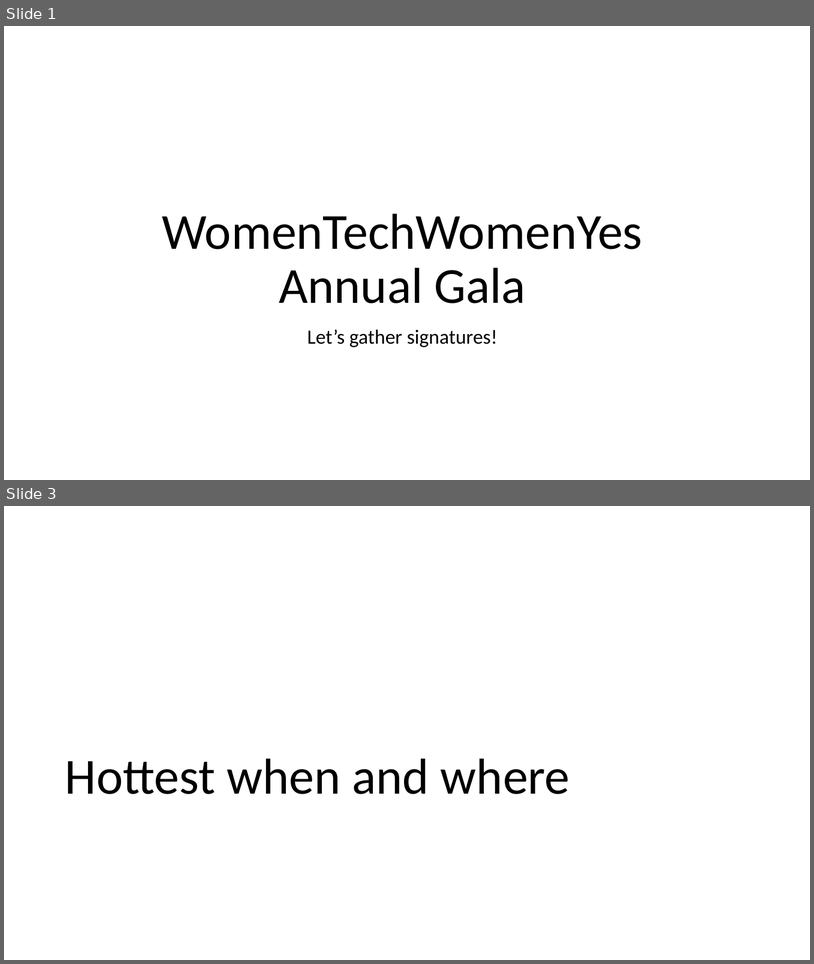
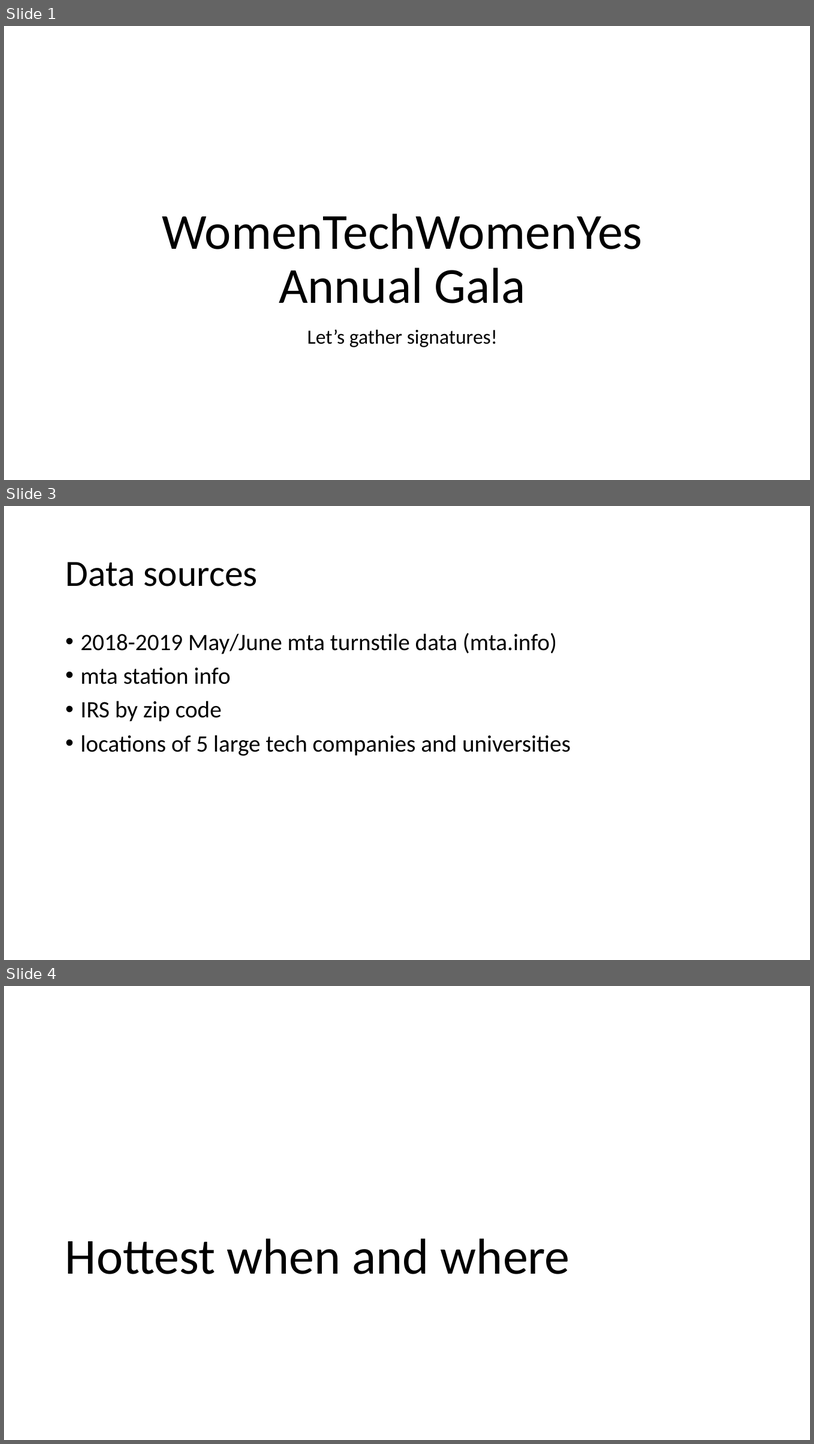
Before and after one commit to abarela13/onl_ds5_project_1, a slide deck: project_1.pptx. Shown one above the other, each under a label of ours: slides 1 and 3 before the commit, slides 1, 3 and 4 after it; the slides between them are not shown. The pictures are 814x964 and 814x1444 pixels, drawn with LibreOffice and Linux fonts; fonts in the diff are those of the drawing. Boxes give left, top, right and bottom in pixels: in the first picture for what was removed or moved away, otherwise in the second. Text is boxed around its words. In the diff, an @@ line names an element or a change of style, - is before the commit and + after.

```diff
--- a/project_1.pptx
+++ b/project_1.pptx
@@ slide 3 added at (4,506,810,960), background #FFFFFF @@
@@ title added at (65,562,258,586), 44 pt, text #000000 @@
+Data sources
@@ text added at (81,633,571,756), 28 pt, text #000000 @@
+• 2018-2019 May/June mta turnstile data (mta.info)
+• mta station info
+• IRS by zip code
+• locations of 5 large tech companies and universities
@@ what was slide 3 is now slide 4 @@
```
Also in this commit, not shown: 3 slides changed.
